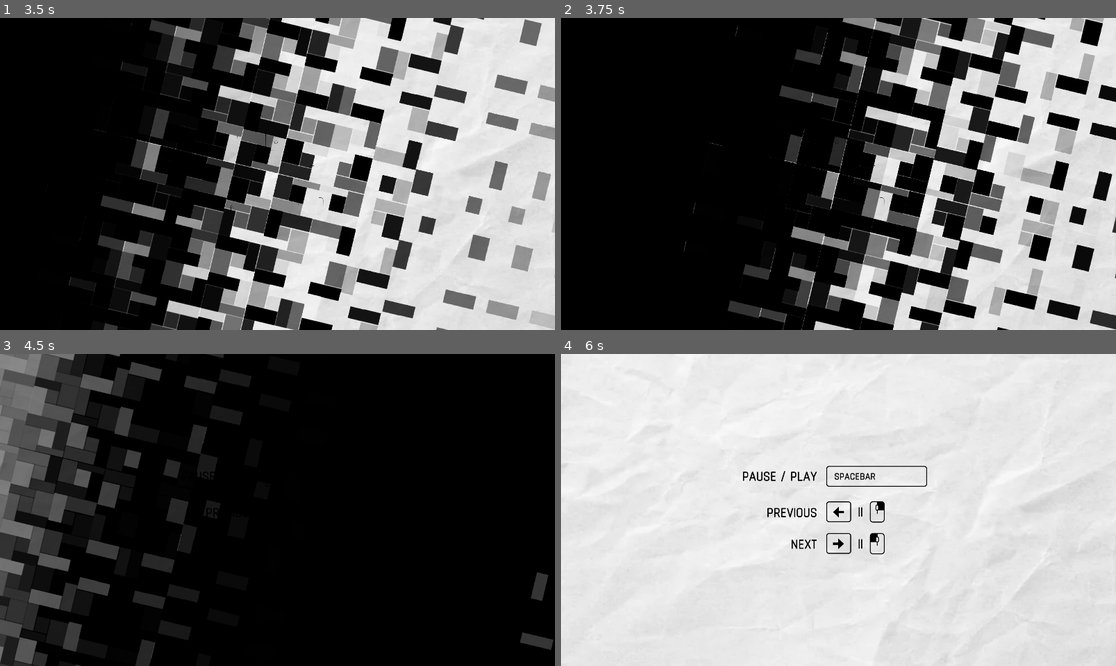
Above: before the commit, frames 1-4 (two rows, left to right).
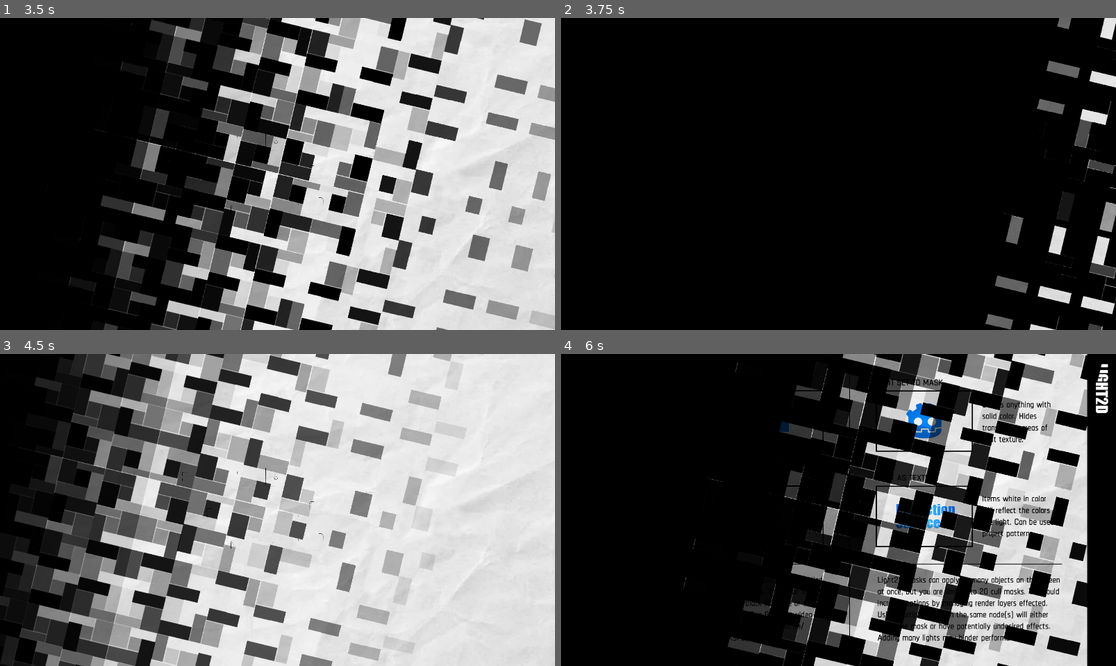
Above: after the commit, the same moments.

Repository: mightymochi/Godot-3-Masking-Methods
Game: Godot game, scene res://Scenes/MaskingGuide.tscn
Same seed, same stepped clock (60 frames per second), same inputs: the game is played once before the commit and once after it.
Inputs (mouse positions are in pixels of both pictures, inside the frame that each line leads up to):
- Up to frame 1 (3.5 s): tap Enter (ui_accept) at 0.5, 0.77, 1.25, 1.52, 3.02 s; move the mouse to (399, 158) at 0.52 s; hold Right (ui_right) 0.53-1.28 s; hold Right mouse button (right_click) 0.53-1.28 s; move the mouse to (166, 189) at 1.27 s; hold Down (ui_down) 1.28-2.03 s; click (166, 189) at 1.35 s; right-click (166, 189) at 1.55 s; move the mouse to (333, 105) at 2.02 s; hold Right mouse button (right_click) 2.03-2.78 s; hold Right (ui_right) from 2.03 s (still down); move the mouse to (249, 236) at 2.77 s; right-click (249, 236) at 2.85 s
- Up to frame 2 (3.75 s): tap Enter (ui_accept) at 3.5 s; move the mouse to (1005, 220) at 3.52 s; release Right (ui_right) at 3.53 s; press the mouse at (1005, 220) at 3.53 s; hold Left (ui_left) from 3.53 s (still down)
- Up to frame 3 (4.5 s): keep holding Left (ui_left); tap Enter (ui_accept) at 3.77 s; right-click (444, 556) at 3.8 s; move the mouse to (111, 463) at 4.27 s; release the mouse at (111, 463) at 4.28 s; right-click (111, 463) at 4.35 s
- Up to frame 4 (6 s): tap Enter (ui_accept) at 4.52, 5 s; move the mouse to (866, 510) at 5.02 s; release Left (ui_left) at 5.03 s; hold Down (ui_down) 5.03-5.78 s; hold Right mouse button (right_click) 5.03-5.78 s; move the mouse to (755, 432) at 5.77 s; hold Right (ui_right) from 5.78 s (still down); click (755, 432) at 5.85 s

Frame 1 is identical in both runs. In frame 2, 37% of the frame differs, in the area x 22-100%, y 0-100%; in frame 3, 95%, in the area x 0-100%, y 0-100%; in frame 4, 83%.

Commit message:
Add files via upload

Diff:
--- a/Scripts/MaskingGuide.gd
+++ b/Scripts/MaskingGuide.gd
@@ -1,7 +1,7 @@
 extends Node2D
 
 var what_stage = -1
-var animation_array = ["Intro", "Step2", "Step3", "Outro"]
+var animation_array = ["Intro", "Step2", "Step3", "Step4", "Outro"]
 var is_playing = false
 var intro_has_played = false
 
@@ -53,7 +53,7 @@
 func stage_back():
 	what_stage -= 1
 	if what_stage < 0:
-		what_stage = 2
+		what_stage = animation_array.size() - 1
 	switch_stage()
 
 func say_intro_play():
